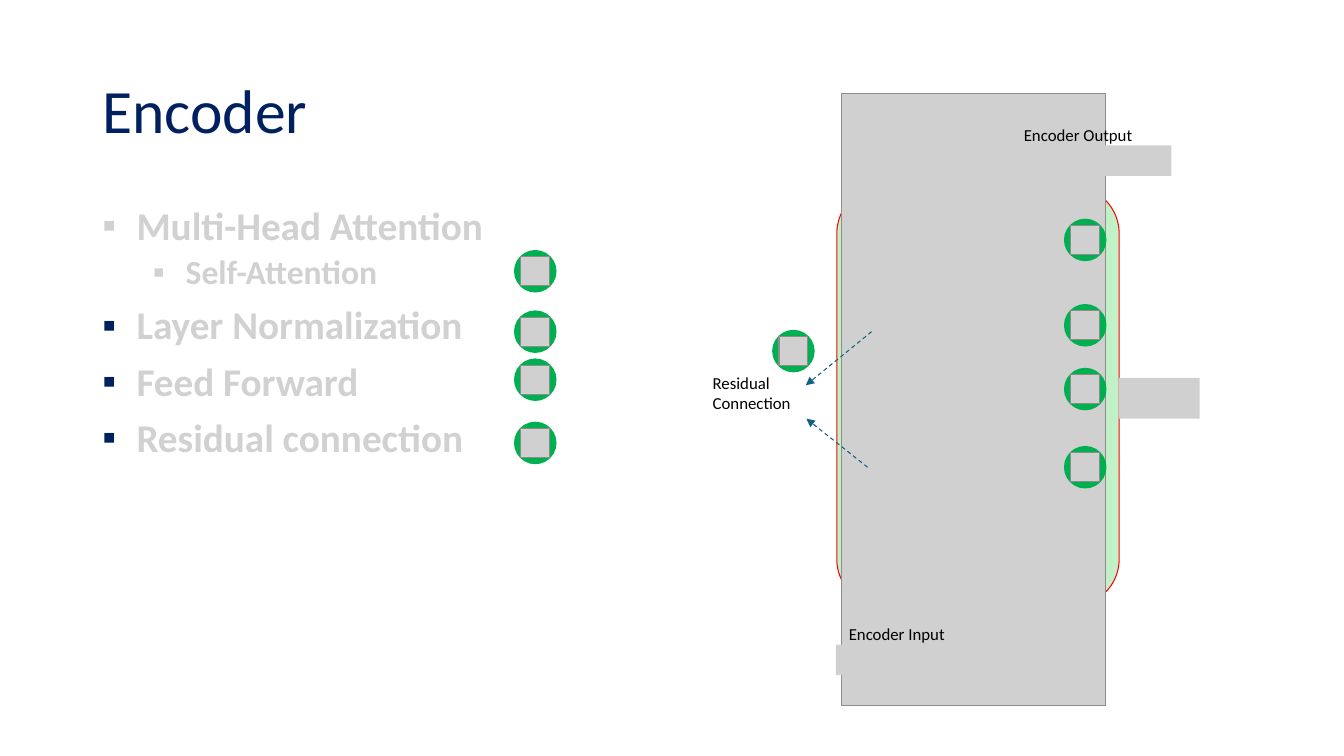
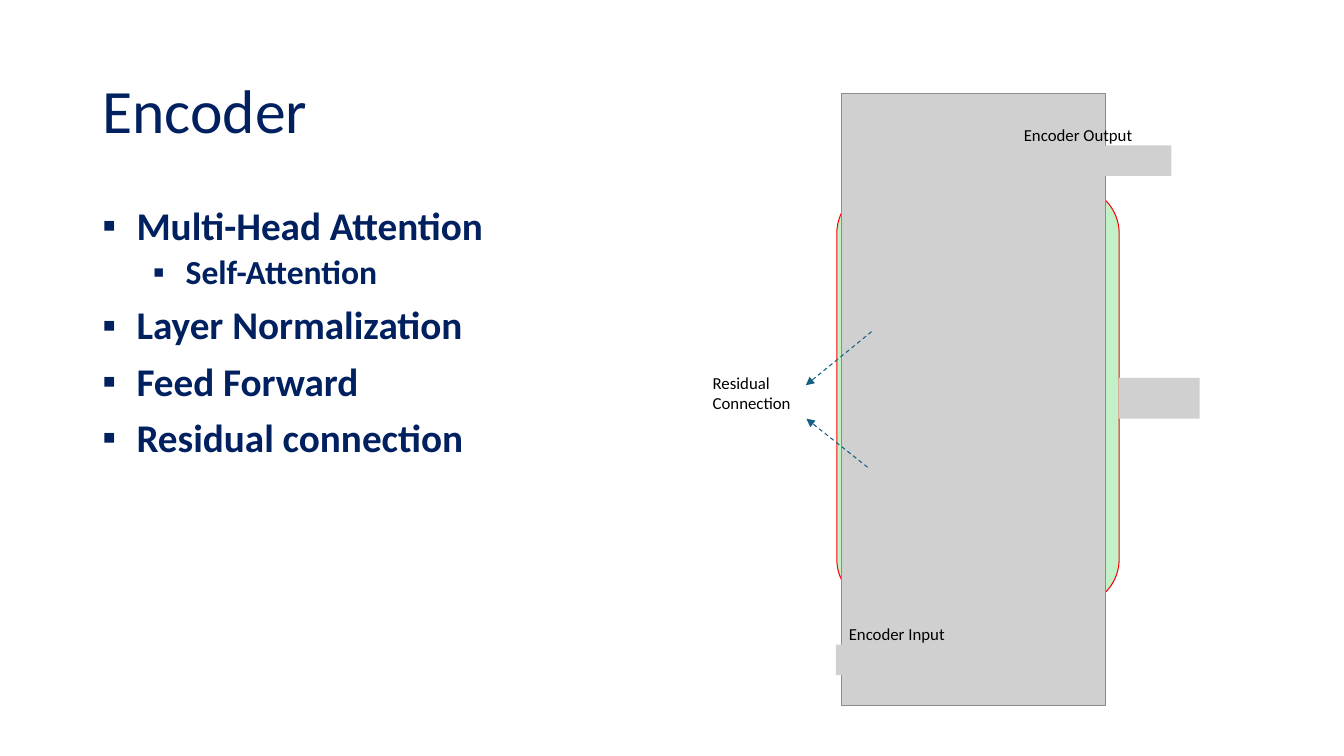
Before and after one commit to tanquangduong/transformer-pt, a slide deck: slide 59 of presentation/Introduction to Transformer.pptx (slide 51 before the commit). Drawn at 1344x756 pixels with LibreOffice and Linux fonts; fonts in the diff are those of the drawing; grey boxes stand for pictures. Boxes give left, top, right and bottom in pixels: in the first picture for what was removed or moved away, otherwise in the second. Text is boxed around its words. In the diff, an @@ line names an element or a change of style, - is before the commit and + after.

```diff
--- a/presentation/Introduction to Transformer.pptx
+++ b/presentation/Introduction to Transformer.pptx
@@ text "Multi-Head Attention" at [137,212,483,453]: text colour #D1D1D1 to #002060 @@
@@ ellipse removed at [1065,219,1107,261] @@
@@ picture removed at [1071,226,1100,255] @@
@@ ellipse removed at [514,250,557,292] @@
@@ picture removed at [521,257,551,286] @@
@@ ellipse removed at [514,311,557,353] @@
@@ picture removed at [521,318,551,347] @@
@@ ellipse removed at [1065,304,1107,347] @@
@@ picture removed at [1071,311,1100,340] @@
@@ ellipse removed at [514,359,557,401] @@
@@ ellipse removed at [772,330,815,372] @@
@@ picture removed at [779,337,809,366] @@
@@ picture removed at [521,365,551,394] @@
@@ ellipse removed at [1065,368,1107,410] @@
@@ picture removed at [1071,375,1100,404] @@
@@ ellipse removed at [514,421,557,464] @@
@@ picture removed at [521,429,551,458] @@
@@ ellipse removed at [1065,446,1107,488] @@
@@ picture removed at [1071,453,1100,482] @@
```
Also in this commit, not shown: 33 other slides changed, 23 slides added, 11 slides removed, 3 other files.
